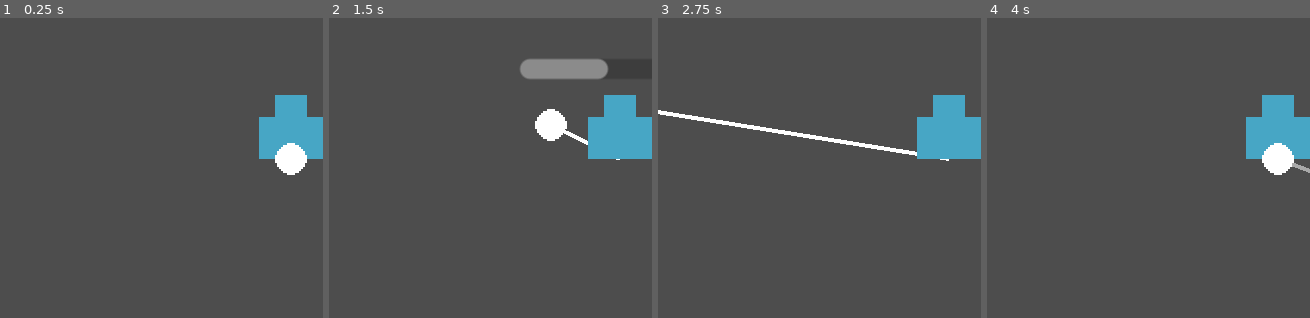
Above: before the commit, frames 1-4 (left to right).
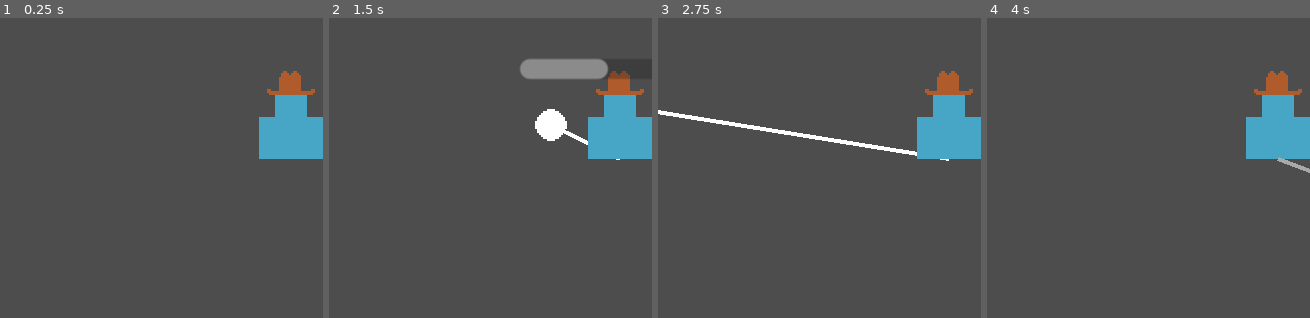
Above: after the commit, the same moments.

Repository: martindzejky/gmtk2025
Game: Godot game, scene res://main.tscn
Same seed, same stepped clock (60 frames per second), same inputs: the game is played once before the commit and once after it.
Inputs (mouse positions are % of the whole screen's width and height, from its top left):
- Up to frame 1 (0.25 s): no input
- Up to frame 2 (1.5 s): tap Enter at 0.5 s; move the mouse to (89, 45) at 0.52 s; hold D (move_right) 0.53-1.28 s; tap Shift (dash) at 0.6 s; move the mouse to (37, 55) at 1.27 s; hold S (move_down) from 1.28 s (still down); click (37, 55) at 1.35 s
- Up to frame 3 (2.75 s): move the mouse to (74, 28) at 2.02 s; release S (move_down) at 2.03 s; hold D (move_right) from 2.03 s (still down); tap Shift (dash) at 2.1 s
- Up to frame 4 (4 s): move the mouse to (56, 70) at 2.77 s; release D (move_right) at 2.78 s; hold W (move_up) 2.78-3.53 s; click (56, 70) at 2.85 s; move the mouse to (99, 65) at 3.52 s; hold A (move_left) from 3.53 s (still down); tap Shift (dash) at 3.6 s
The pictures show only the part of the screen within x 17-67%, y 26-76%; the shares and areas given below are measured in that part.

The runs differ from the first frame. In frame 1, 1.4% of the frame differs, in the area x 82-98%, y 17-53%; in frame 2, 0.6%; in frame 3, 0.6%; in frame 4, 1.4%.

Commit message:
player hat
Signed-off-by: Martin Jakubik <martindzejky@gmail.com>

Diff:
--- a/objects/player.tscn
+++ b/objects/player.tscn
@@ -1,7 +1,8 @@
-[gd_scene load_steps=7 format=3 uid="uid://qwj8b5x4g7c1"]
+[gd_scene load_steps=8 format=3 uid="uid://qwj8b5x4g7c1"]
 
 [ext_resource type="Script" uid="uid://od4p2jer5wh6" path="res://scripts/player.gd" id="1_ykyjo"]
 [ext_resource type="Texture2D" uid="uid://vhkk0mpqefa4" path="res://sprites/dude.png" id="2_uxov2"]
+[ext_resource type="Texture2D" uid="uid://dpnid40fk8abh" path="res://sprites/hat.png" id="3_f46kd"]
 [ext_resource type="Script" uid="uid://c4o833g47jo7o" path="res://scripts/lasso.gd" id="3_uxov2"]
 [ext_resource type="PackedScene" uid="uid://ca585k0y784dp" path="res://objects/hook.tscn" id="4_nmc1l"]
 
@@ -24,9 +25,13 @@
 dash_cooldown_progress = NodePath("dash_cooldown_progress")
 
 [node name="sprite" type="Sprite2D" parent="."]
-modulate = Color(0.276634, 0.650535, 0.772262, 1)
+self_modulate = Color(0.278431, 0.65098, 0.772549, 1)
 position = Vector2(0, -16)
 texture = ExtResource("2_uxov2")
+
+[node name="hat" type="Sprite2D" parent="sprite"]
+position = Vector2(0, -22)
+texture = ExtResource("3_f46kd")
 
 [node name="shape" type="CollisionShape2D" parent="."]
 shape = SubResource("CircleShape2D_player")
--- a/scripts/hook.gd
+++ b/scripts/hook.gd
@@ -79,6 +79,7 @@
 func _process(delta):
   queue_redraw()
 
+  visible = state != State.WITH_PLAYER
   progress_bar.visible = state == State.HOOKED
 
   match state:
